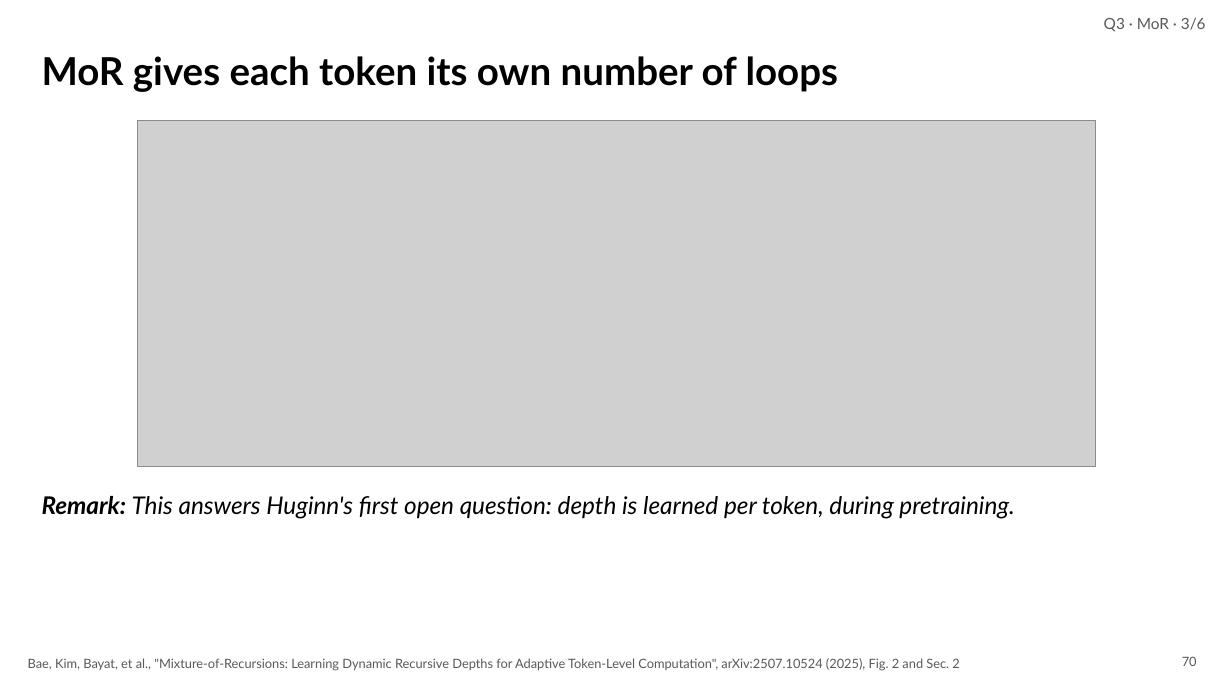
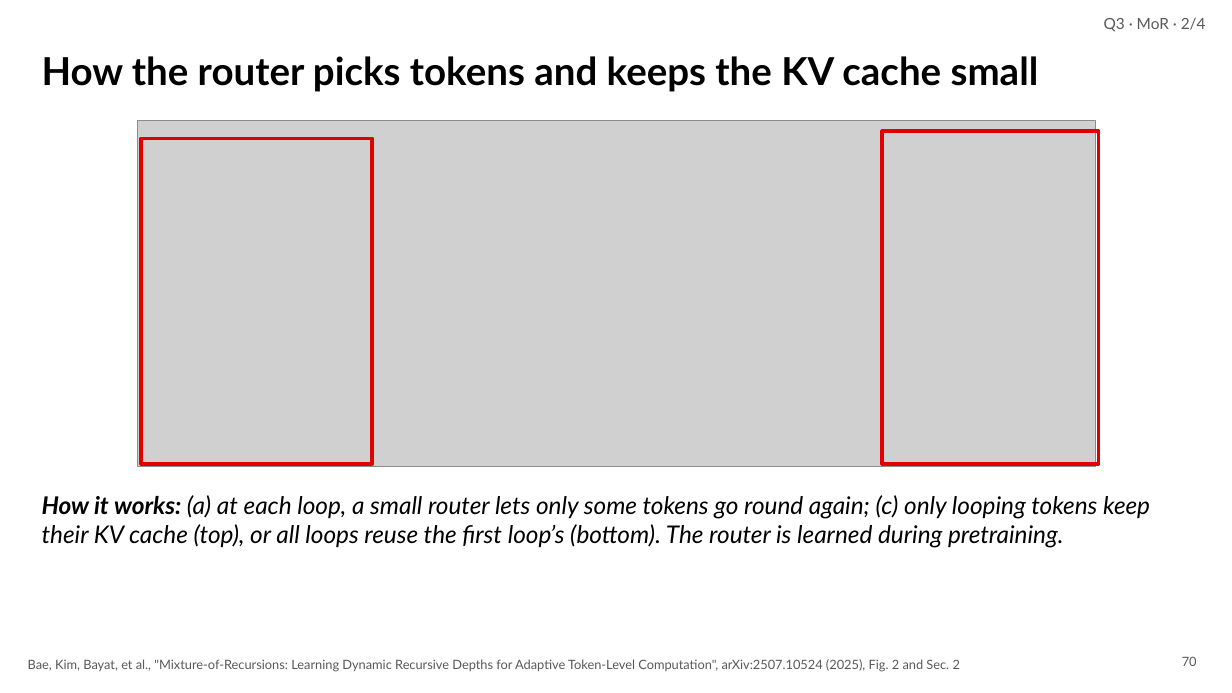
Before and after one commit to irregular6612/agi-hw2, a slide deck: slide 70 of build/out/looped-transformers.pptx. Drawn at 1232x693 pixels with LibreOffice and Linux fonts; fonts in the diff are those of the drawing; grey boxes stand for pictures. Boxes give left, top, right and bottom in pixels: in the first picture for what was removed or moved away, otherwise in the second. Text is boxed around its words. In the diff, an @@ line names an element or a change of style, - is before the commit and + after.

```diff
--- a/build/out/looped-transformers.pptx
+++ b/build/out/looped-transformers.pptx
@@ text at (1104,17,1206,32): text changed @@
-Q3 · MoR · 3/6
+Q3 · MoR · 2/4
@@ text at (42,56,1039,92): text changed @@
-MoR gives each token its own number of loops
+How the router picks tokens and keeps the KV cache small
@@ rectangle added at (141,139,372,464), outline #E00000 3 pt @@
@@ rectangle added at (883,131,1099,464), outline #E00000 3 pt @@
@@ text at (42,495,1150,548): text changed @@
-Remark: This answers Huginn's first open question: depth is learned per token, during pretraining.
+How it works: (a) at each loop, a small router lets only some tokens go round again; (c) only looping tokens keep their KV cache (top), or all loops reuse the first loop’s (bottom). The router is learned during pretraining.
```
Also in this commit, not shown: 28 other slides changed, 9 slides added, 35 slides removed, 13 other files.
